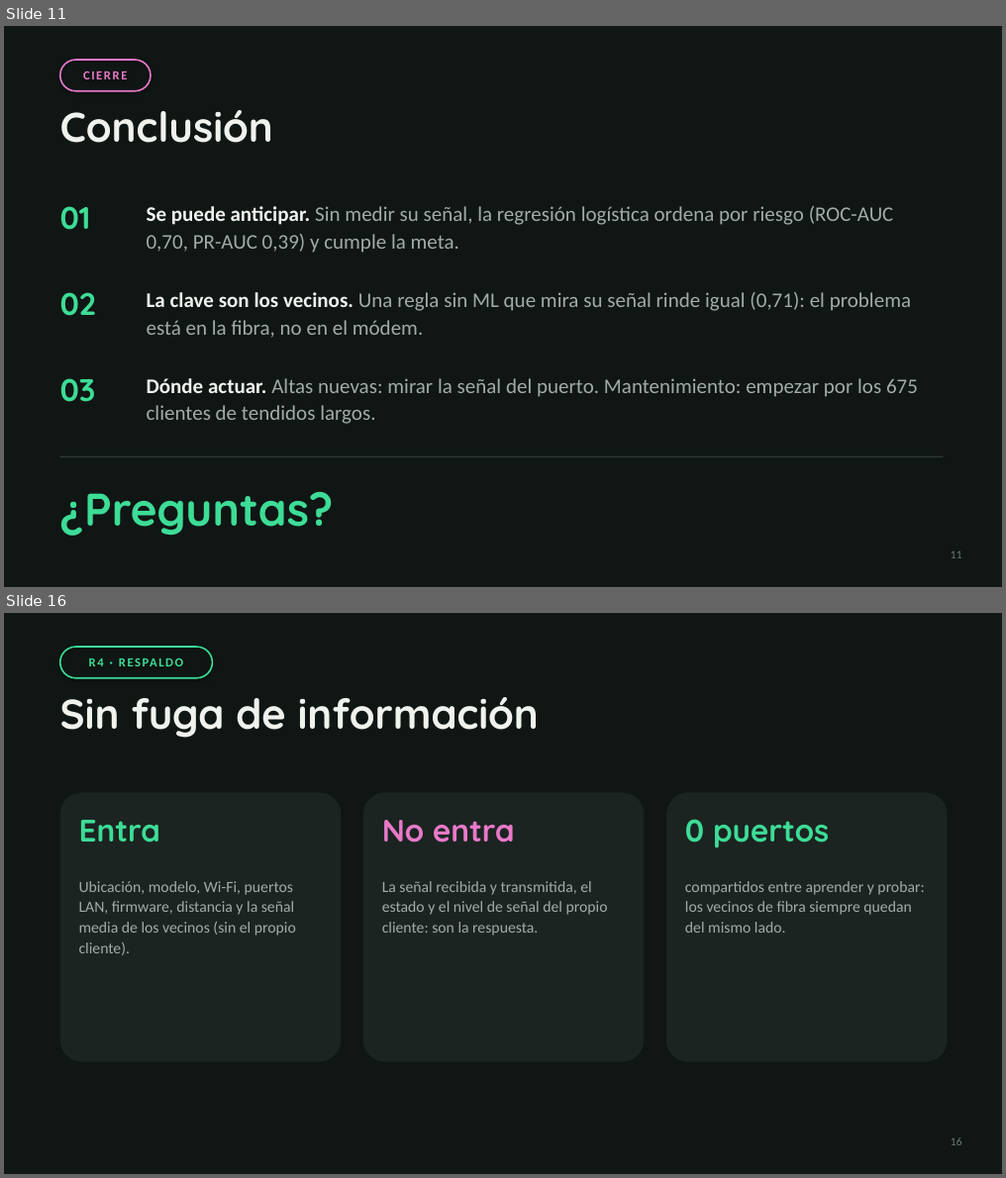
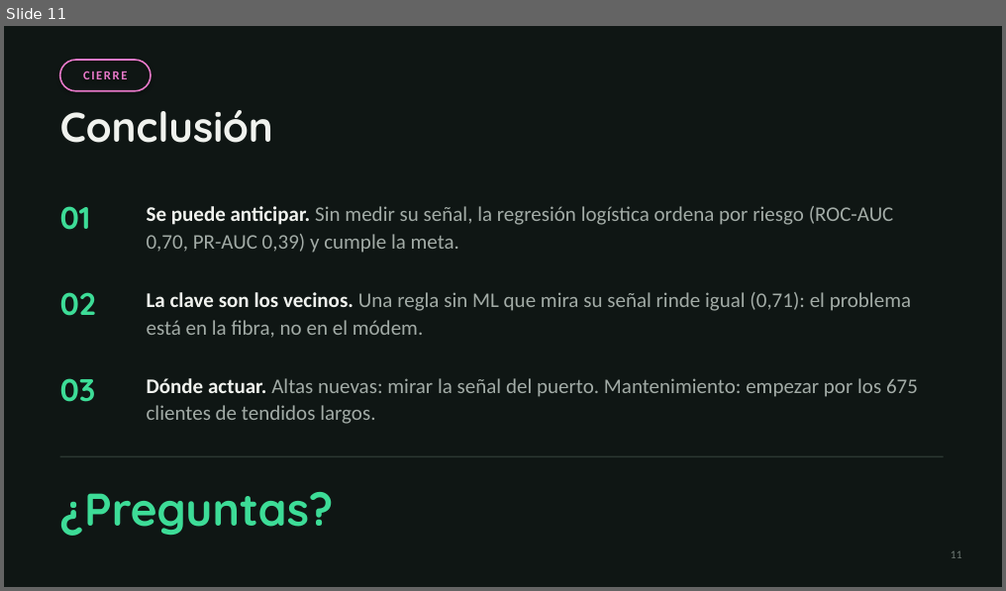
Before and after one commit to forzanijuan22/red-gpon-tp4, a slide deck: trabajos_practicos/presentaciones/TP3_presentacion.pptx. Shown one above the other, each under a label of ours: slides 11 and 16 before the commit, slide 11 after it; the slides between them are not shown. The pictures are 1006x1178 and 1006x591 pixels, drawn with LibreOffice and Linux fonts; fonts in the diff are those of the drawing. Boxes give left, top, right and bottom in pixels: in the first picture for what was removed or moved away, otherwise in the second. Text is boxed around its words. In the diff, an @@ line names an element or a change of style, - is before the commit and + after.

```diff
--- a/trabajos_practicos/presentaciones/TP3_presentacion.pptx
+++ b/trabajos_practicos/presentaciones/TP3_presentacion.pptx
@@ slide 16 removed at (4,613,1002,1174), background #0F1614 @@
@@ rounded rectangle removed at (60,647,212,678) @@
-R4 · RESPALDO
@@ text removed at (60,697,539,738) @@
-Sin fuga de información
@@ rounded rectangle removed at (60,792,341,1062) @@
@@ text removed at (79,820,161,843) @@
-Entra
@@ rounded rectangle removed at (363,792,645,1062) @@
@@ text removed at (382,820,515,843) @@
-No entra
@@ rounded rectangle removed at (666,792,947,1062) @@
@@ text removed at (685,819,829,848) @@
-0 puertos
@@ text removed at (79,881,296,956) @@
-Ubicación, modelo, Wi-Fi, puertos LAN, firmware, distancia y la señal media de los vecinos (sin el propio cliente).
@@ text removed at (382,881,608,936) @@
-La señal recibida y transmitida, el estado y el nivel de señal del propio cliente: son la respuesta.
@@ text removed at (685,881,924,933) @@
-compartidos entre aprender y probar: los vecinos de fibra siempre quedan del mismo lado.
@@ text removed at (950,1138,962,1146) @@
-16
```
Also in this commit, not shown: 4 other slides removed, 4 other files.
